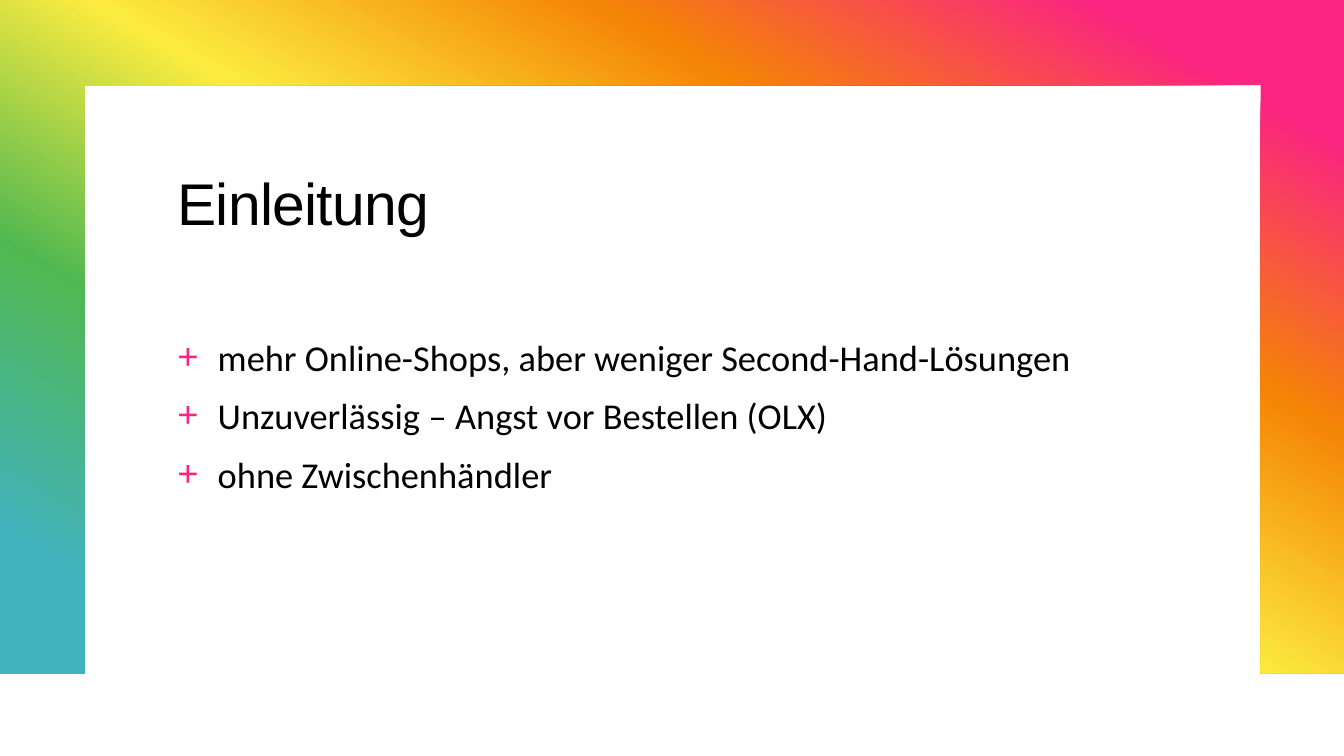
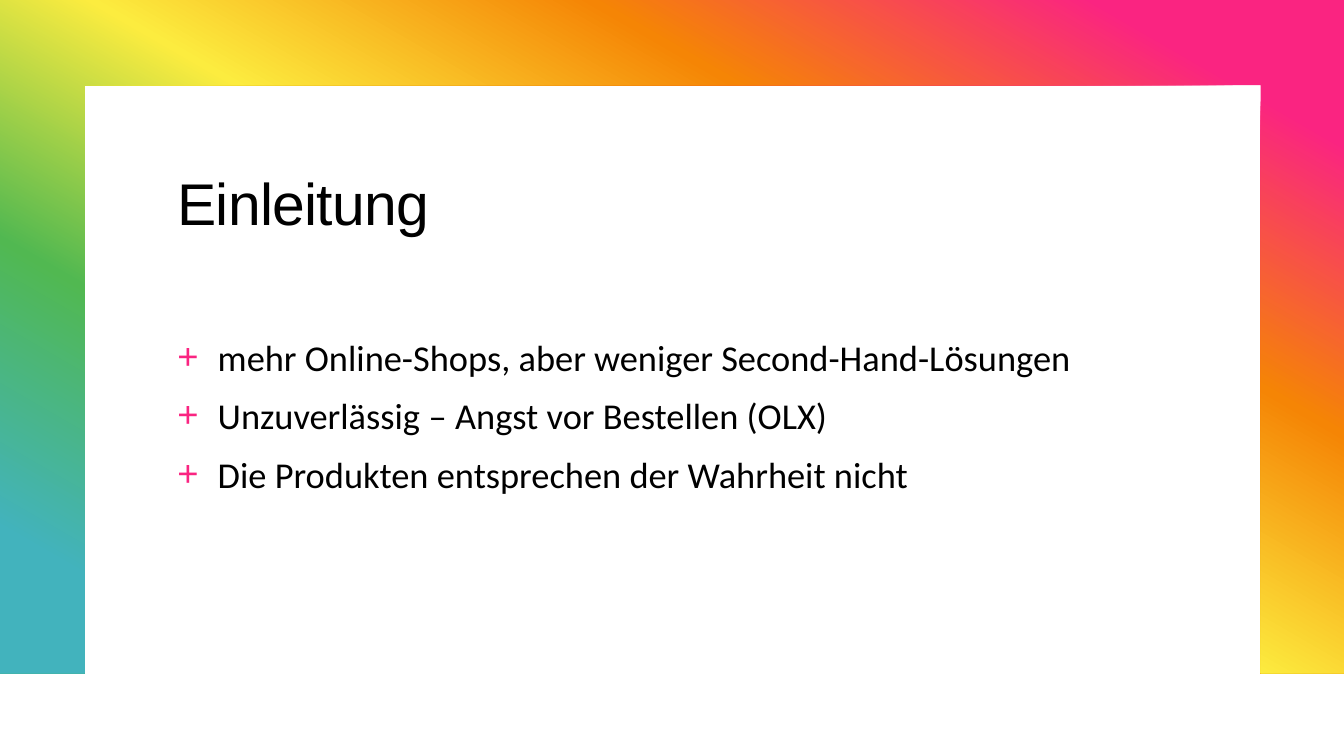
Before and after one commit to antonl2a/SneakersShop, a slide deck: slide 3 of Презентация.pptx. Drawn at 1344x756 pixels with LibreOffice and Linux fonts; fonts in the diff are those of the drawing. Boxes give left, top, right and bottom in pixels: in the first picture for what was removed or moved away, otherwise in the second. Text is boxed around its words. In the diff, an @@ line names an element or a change of style, - is before the commit and + after.

```diff
--- a/Презентация.pptx
+++ b/Презентация.pptx
@@ text at <box>218,462,908,494</box>: text changed @@
-+ ohne Zwischenhändler
++ Die Produkten entsprechen der Wahrheit nicht
```
Also in this commit, not shown: 2 other slides changed.
